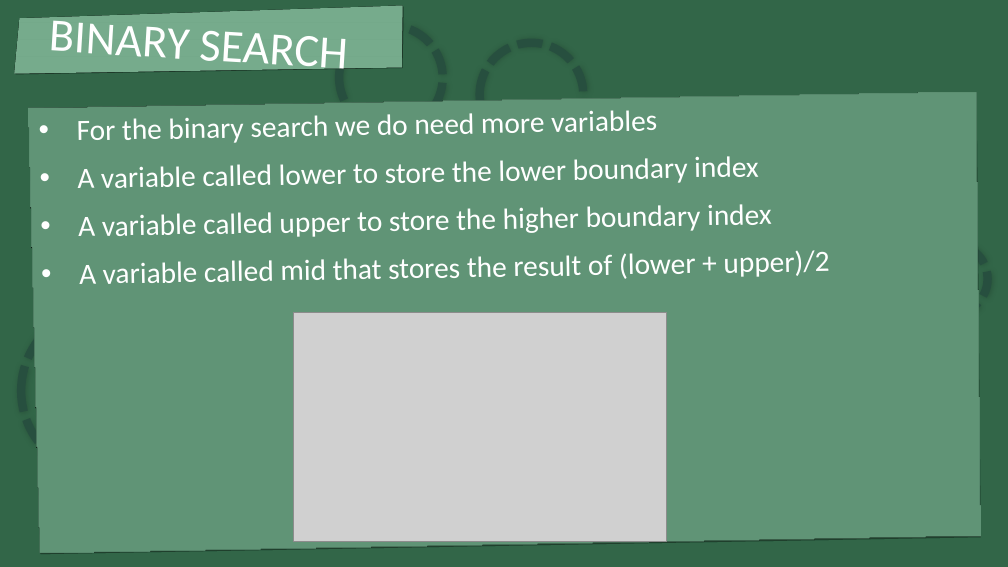
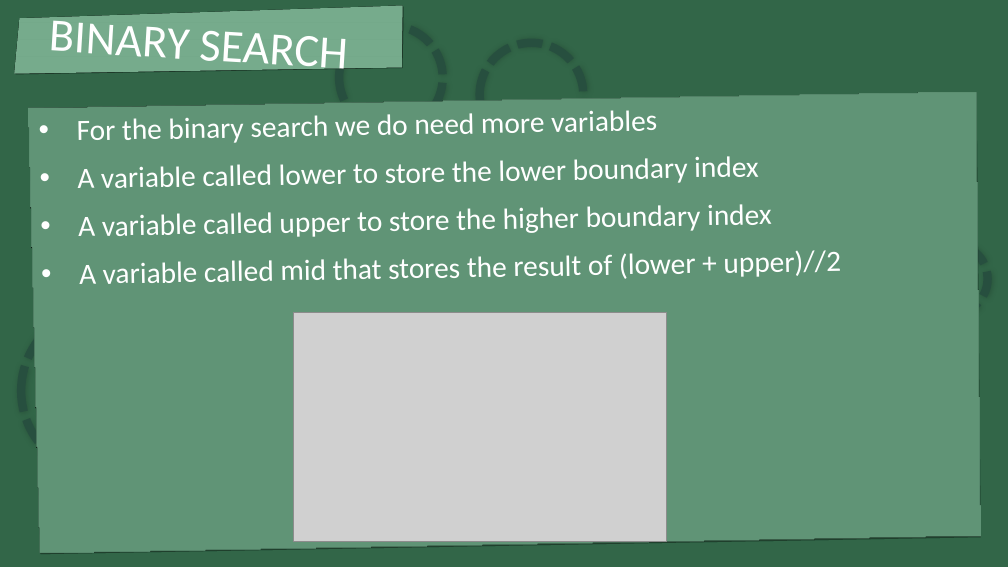
Before and after one commit to JAEOStudios/DP-Computer-Science, a slide deck: slide 11 of Lessons/Lesson B2-10 - Searching Algorithms.pptx. Drawn at 1008x567 pixels with LibreOffice and Linux fonts; fonts in the diff are those of the drawing; grey boxes stand for pictures. Boxes give left, top, right and bottom in pixels: in the first picture for what was removed or moved away, otherwise in the second. Text is boxed around its words. In the diff, an @@ line names an element or a change of style, - is before the commit and + after.

```diff
--- a/Lessons/Lesson B2-10 - Searching Algorithms.pptx
+++ b/Lessons/Lesson B2-10 - Searching Algorithms.pptx
@@ text in rectangle at (x1=79, y1=250, x2=842, y2=284): text changed @@
-• A variable called mid that stores the result of (lower + upper)/2
+• A variable called mid that stores the result of (lower + upper)//2
```
Also in this commit, not shown: 1 other slide changed, 2 other files.
